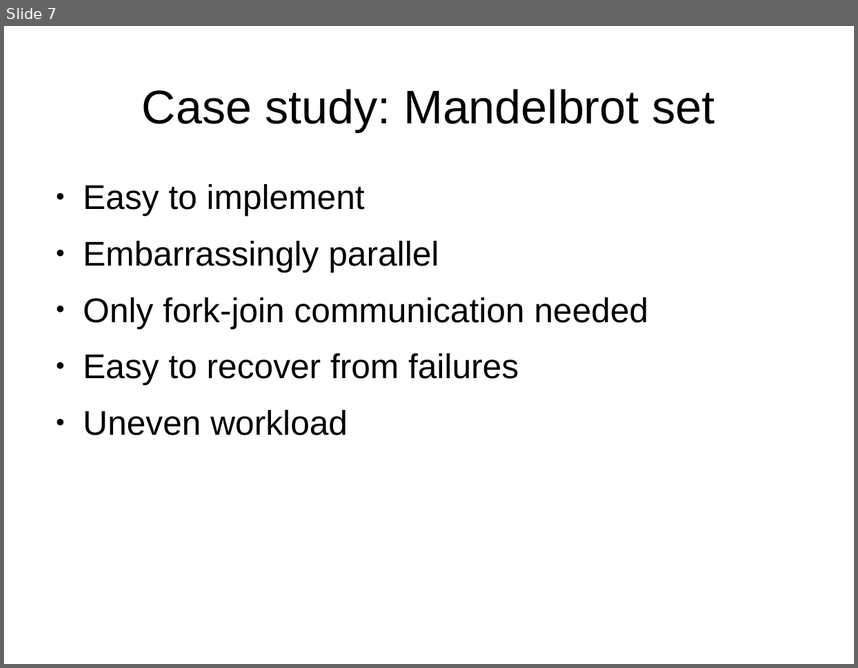
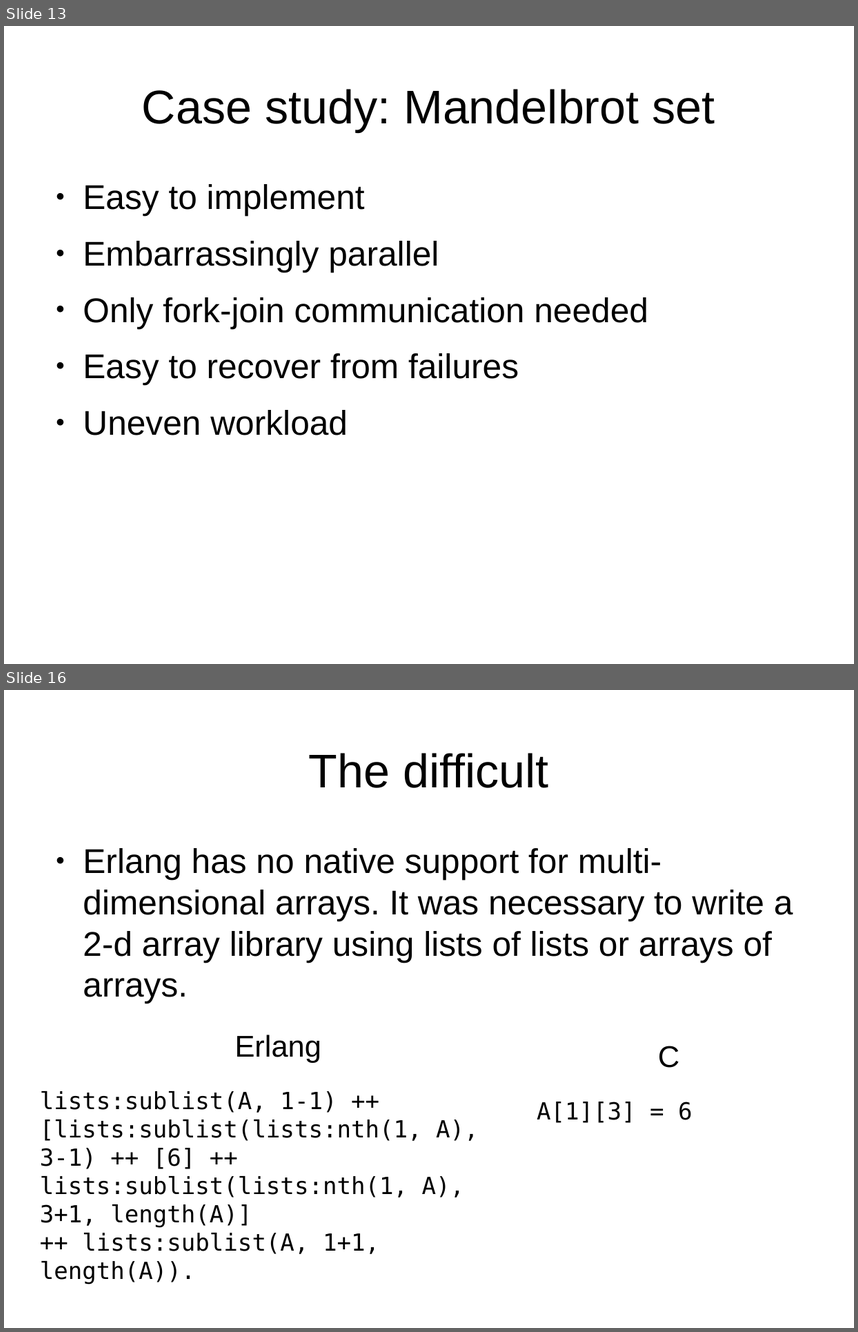
Before and after one commit to FractalDesigns/cowichan-1, a slide deck: miscellaneous/2010-12/slides.odp. Shown one above the other, each under a label of ours: slide 7 before the commit, slides 13 and 16 after it; the slides between them are not shown. The pictures are 858x668 and 858x1332 pixels, drawn with LibreOffice and Linux fonts; fonts in the diff are those of the drawing; background and template pictures are left out. Boxes give left, top, right and bottom in pixels: in the first picture for what was removed or moved away, otherwise in the second. Text is boxed around its words. In the diff, an @@ line names an element or a change of style, - is before the commit and + after.

```diff
--- a/miscellaneous/2010-12/slides.odp
+++ b/miscellaneous/2010-12/slides.odp
@@ slide 16 added at bbox=[4, 690, 854, 1328], background picture (left out) @@
@@ title added at bbox=[309, 753, 548, 788], 44 pt, text #000000 @@
+The difficult
@@ text added at bbox=[83, 848, 793, 1003], 32 pt, text #000000 @@
+● Erlang has no native support for multi-dimensional arrays. It was necessary to write a 2-d array library using lists of lists or arrays of arrays.
@@ text added at bbox=[40, 1034, 479, 1254], 22 pt, text #000000 @@
+Erlang
+lists:sublist(A, 1-1) ++
+[lists:sublist(lists:nth(1, A), 3-1) ++ [6] ++ lists:sublist(lists:nth(1, A), 3+1, length(A)]
+++ lists:sublist(A, 1+1, length(A)).
@@ text added at bbox=[537, 1045, 693, 1123], 22 pt, text #000000 @@
+C
+A[1][3] = 6
@@ what was slide 7 is now slide 13 @@
```
Also in this commit, not shown: 3 slides changed, 18 other slides added, 4 slides removed, 1 other file.
